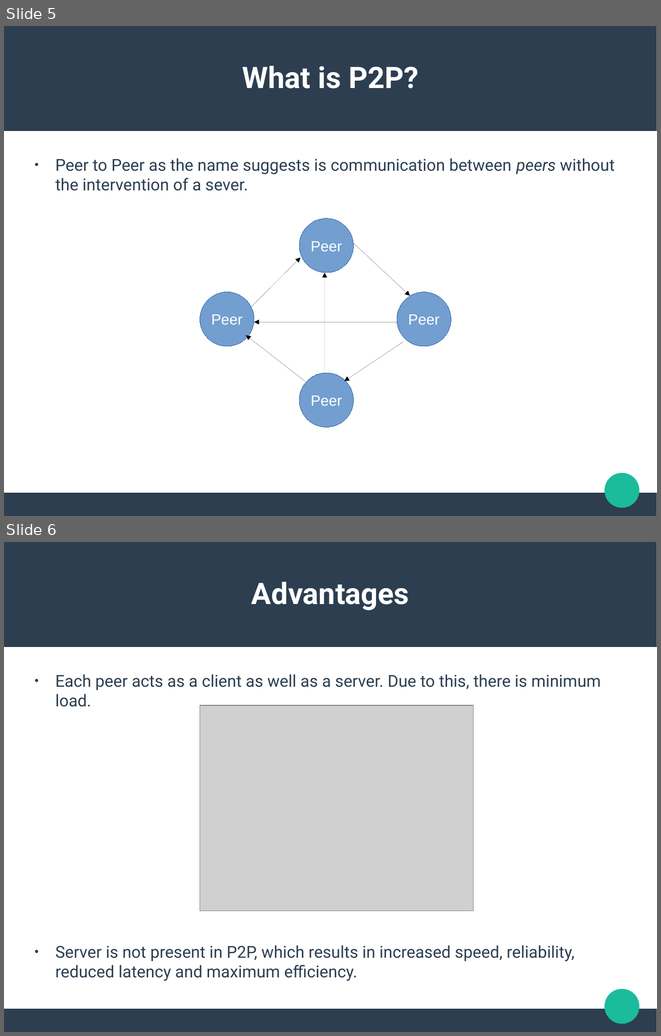
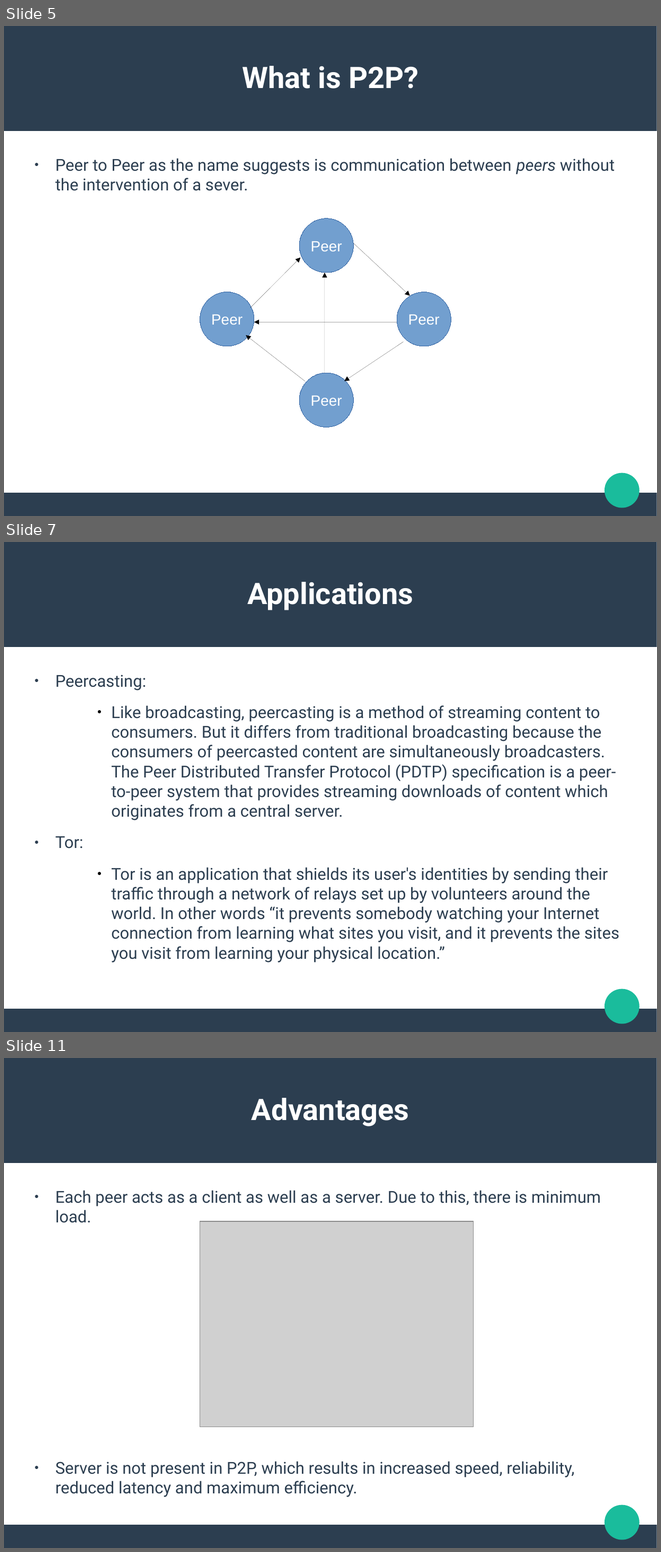
Before and after one commit to ishanjoshi02/TeSeminar, a slide deck: Presentation/Neeraj/Presentation.odp. Shown one above the other, each under a label of ours: slides 5 and 6 before the commit, slides 5, 7 and 11 after it; the slides between them are not shown. The pictures are 661x1036 and 661x1552 pixels, drawn with LibreOffice and Linux fonts; fonts in the diff are those of the drawing; grey boxes stand for pictures. Boxes give left, top, right and bottom in pixels: in the first picture for what was removed or moved away, otherwise in the second. Text is boxed around its words. In the diff, an @@ line names an element or a change of style, - is before the commit and + after.

```diff
--- a/Presentation/Neeraj/Presentation.odp
+++ b/Presentation/Neeraj/Presentation.odp
@@ slide 7 added at [4, 542, 657, 1032], background #FFFFFF; not listed: 3 template elements that a slide beside it also shows @@
@@ text added at [247, 582, 413, 610], 36 pt, text #FFFFFF, bold @@
+Applications
@@ text added at [55, 674, 619, 962], 20 pt, text #2C3E50 @@
+● Peercasting:
+          ● Like broadcasting, peercasting is a method of streaming content to consumers. But it differs from traditional broadcasting because the consumers of peercasted content are simultaneously broadcasters. The Peer Distributed Transfer Protocol (PDTP) specification is a peer-to-peer system that provides streaming downloads of content which originates from a central server.
+● Tor:
+          ● Tor is an application that shields its user's identities by sending their traffic through a network of relays set up by volunteers around the world. In other words “it prevents somebody watching your Internet connection from learning what sites you visit, and it prevents the sites you visit from learning your physical location.”
@@ what was slide 6 is now slide 11 @@
```
Also in this commit, not shown: 1 slide changed, 3 other slides added, 8 other files.
